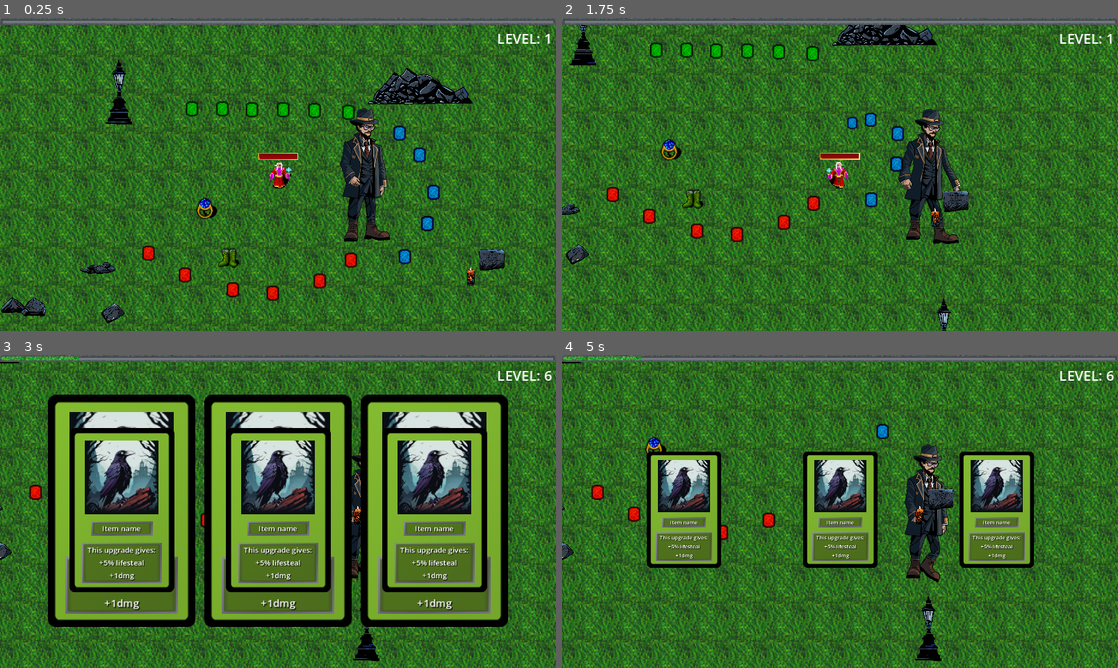
Above: before the commit, frames 1-4 (two rows, left to right).
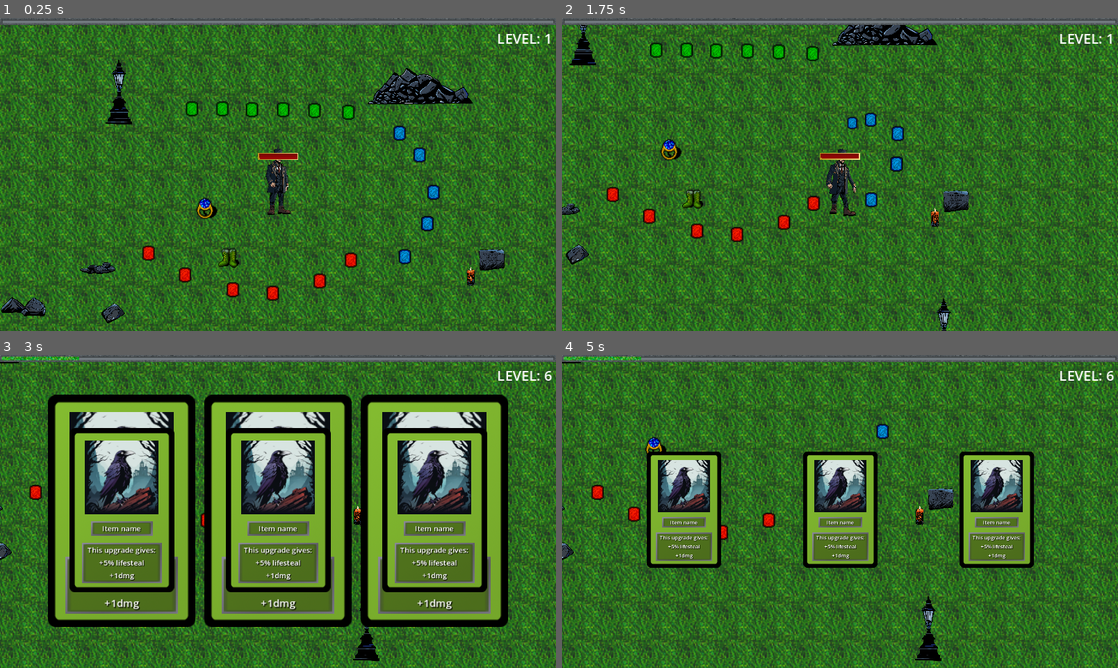
Above: after the commit, the same moments.

Repository: AGH-Code-Industry/monstrous-tide
Game: Godot game, scene res://Assets/World/world.tscn
Same seed, same stepped clock (60 frames per second), same inputs: the game is played once before the commit and once after it.
Inputs (mouse positions are in pixels of both pictures, inside the frame that each line leads up to):
- Up to frame 1 (0.25 s): no input
- Up to frame 2 (1.75 s): move the mouse to (962, 158) at 0.52 s; press the mouse at (962, 158) at 0.53 s; hold D (right) 0.53-1.28 s; move the mouse to (728, 190) at 1.27 s; release the mouse at (728, 190) at 1.28 s; hold S (down) from 1.28 s (still down); click (728, 190) at 1.35 s
- Up to frame 3 (3 s): move the mouse to (333, 442) at 2.02 s; release S (down) at 2.03 s; press the mouse at (333, 442) at 2.03 s; hold D (right) 2.03-2.78 s; move the mouse to (122, 511) at 2.77 s; release the mouse at (122, 511) at 2.78 s; hold W (up) from 2.78 s (still down); click (122, 511) at 2.85 s
- Up to frame 4 (5 s): move the mouse to (684, 508) at 3.52 s; release W (up) at 3.53 s; press the mouse at (684, 508) at 3.53 s; hold A (left) from 3.53 s (still down); tap Enter at 4.25 s; move the mouse to (840, 511) at 4.27 s; release the mouse at (840, 511) at 4.28 s; click (840, 511) at 4.35 s

The runs differ from the first frame. In frame 1, 2.8% of the frame differs, in the area x 47-71%, y 28-72%; in frame 2, 2.9%, in the area x 47-72%, y 29-73%; in frame 3, 0.5%; in frame 4, 2.0%.

Commit message:
Center Setting

Diff:
--- a/Assets/Player/player.gd
+++ b/Assets/Player/player.gd
@@ -36,10 +36,10 @@
 		animation_tree["parameters/conditions/is_moving"] = true
 		if mov[0] > 0:
 			animation_sprite.flip_h = true
-			player_skeleton.set_scale(Vector2(1,1))
+			player_skeleton.set_scale(Vector2(0.5,0.5))
 		elif mov[0] < 0:
 			animation_sprite.flip_h = false
-			player_skeleton.set_scale(Vector2(-1,1))
+			player_skeleton.set_scale(Vector2(-0.5,0.5))
 	else:
 		animation_tree["parameters/conditions/idle"] = true
 		animation_tree["parameters/conditions/is_moving"] = false
--- a/Assets/Player/player.tscn
+++ b/Assets/Player/player.tscn
@@ -612,6 +612,7 @@
 }
 
 [node name="AnimatedSprite2D" type="AnimatedSprite2D" parent="."]
+visible = false
 texture_filter = 1
 sprite_frames = SubResource("SpriteFrames_0kk1c")
 animation = &"Idle"
@@ -659,9 +660,10 @@
 [node name="PickupComponent" parent="." instance=ExtResource("6_jlj47")]
 
 [node name="Character" type="Node2D" parent="."]
-position = Vector2(100, -16)
+scale = Vector2(0.5, 0.5)
 
 [node name="Skeleton2D" type="Skeleton2D" parent="Character"]
+visible = false
 position = Vector2(-145, -10)
 scale = Vector2(0.3, 0.3)
 
@@ -763,7 +765,7 @@
 internal_vertex_count = 6
 
 [node name="LeftArm" type="Polygon2D" parent="Character/Node2D"]
-position = Vector2(21, 7)
+position = Vector2(20, 6)
 scale = Vector2(0.3, 0.3)
 offset = Vector2(-156.667, -116.667)
 texture = ExtResource("7_jwu1d")
